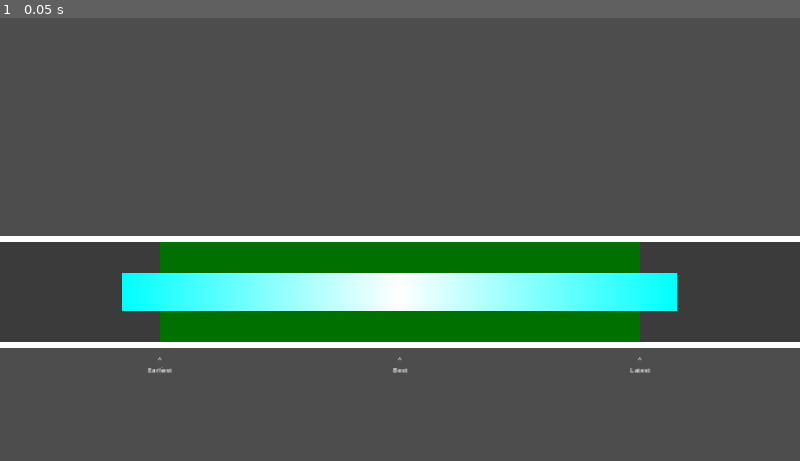
Above: before the commit, frame 1.
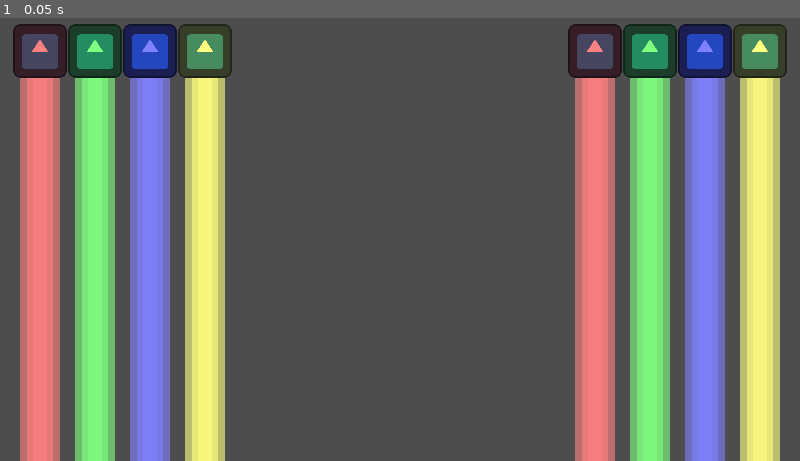
Above: after the commit, the same moment.

Repository: hwcgames/hwcbeat
Game: Godot game, scene res://Scene/Test/nb/rhythm_test_nb.tscn
The game is run twice, just before and just after one commit, with the same random seed, the same clock (stepped at 60 frames per second) and the same inputs. Before the commit the project starts from res://Scene/Test/rhythm_test.tscn. The engine's default icon, where the game draws it, is replaced by a stand-in: a white triangle on a blue panel in a dark square.
Inputs:
- Up to frame 1 (0.05 s): no input

The runs differ from the first frame. In frame 1, 53% of the frame differs, in the area x 0-100%, y 1-100%.
Error before the commit: Unable to iterate on object of type 'Nil'. (res://Singleton/Music.gd:69)
Error after the commit: Unable to iterate on object of type 'Nil'. (res://Singleton/Music.gd:57)

Commit message:
add n-button mode

Diff:
--- /dev/null
+++ b/Resource/Note.gd
@@ -0,0 +1,15 @@
+extends Resource
+class_name Note
+
+@export var time: float
+@export var duration: float
+@export var channel: String
+@export var pitch: int
+@export var volume: float
+
+func _init(from: Dictionary):
+	time = float(from.get("time"))
+	duration = float(from.get("duration"))
+	channel = from.get("channel")
+	pitch = int(from.get("pitch"))
+	volume = float(from.get("volume"))
--- a/Scene/Test/Incoming.tscn
+++ b/Scene/Test/1b/Incoming.tscn
@@ -1,6 +1,6 @@
 [gd_scene load_steps=2 format=3 uid="uid://bb6ummxydwjk3"]
 
-[ext_resource type="Script" path="res://Scene/Test/Incoming.gd" id="1_uc48d"]
+[ext_resource type="Script" path="res://Scene/Test/1b/Incoming.gd" id="1_4xwpe"]
 
 [node name="Incoming" type="Control"]
 layout_mode = 3
@@ -9,7 +9,7 @@
 anchor_bottom = 1.0
 grow_horizontal = 2
 grow_vertical = 2
-script = ExtResource("1_uc48d")
+script = ExtResource("1_4xwpe")
 
 [node name="Left" type="ColorRect" parent="."]
 layout_mode = 1
--- a/Scene/Test/PassedMarker.tscn
+++ b/Scene/Test/1b/PassedMarker.tscn
@@ -1,6 +1,6 @@
-[gd_scene load_steps=2 format=3 uid="uid://dynxr3vwwgmg5"]
+[gd_scene load_steps=2 format=3 uid="uid://clqo0qtxg70av"]
 
-[ext_resource type="Script" path="res://Scene/Test/Marker.gd" id="1_mvnya"]
+[ext_resource type="Script" path="res://Scene/Test/1b/Marker.gd" id="1_8iulk"]
 
 [node name="PassedMarker" type="ColorRect"]
 anchors_preset = 9
@@ -10,4 +10,4 @@
 grow_horizontal = 2
 grow_vertical = 2
 color = Color(0, 1, 0, 1)
-script = ExtResource("1_mvnya")
+script = ExtResource("1_8iulk")
--- a/Scene/Test/rhythm_test.gd
+++ b/Scene/Test/1b/rhythm_test.gd
@@ -1,4 +1,4 @@
 extends Control
 
 func _ready():
-	Music.play("Test")
+	Music.play("polaris2")
--- a/Scene/Test/rhythm_test.tscn
+++ b/Scene/Test/1b/rhythm_test.tscn
@@ -1,8 +1,8 @@
 [gd_scene load_steps=7 format=3 uid="uid://c3s110ge0pyii"]
 
-[ext_resource type="Script" path="res://Scene/Test/test_input_builder.gd" id="1_8prm1"]
-[ext_resource type="Script" path="res://Scene/Test/rhythm_test.gd" id="1_xeovh"]
-[ext_resource type="Script" path="res://Resource/MusicSubscription.gd" id="2_dvf6m"]
+[ext_resource type="Script" path="res://Scene/Test/1b/rhythm_test.gd" id="1_y3hmj"]
+[ext_resource type="Script" path="res://Scene/Test/1b/test_input_builder.gd" id="2_d23wj"]
+[ext_resource type="Script" path="res://Resource/MusicSubscription.gd" id="3_knswr"]
 
 [sub_resource type="Gradient" id="Gradient_27dtx"]
 colors = PackedColorArray(0, 1, 1, 1, 1, 1, 1, 1)
@@ -11,9 +11,9 @@
 gradient = SubResource("Gradient_27dtx")
 
 [sub_resource type="Resource" id="Resource_d47a0"]
-script = ExtResource("2_dvf6m")
+script = ExtResource("3_knswr")
 offset = 2.0
-filter = "Tick"
+filter = "enemy"
 
 [node name="RhythmTest" type="Control"]
 layout_mode = 3
@@ -22,7 +22,7 @@
 anchor_bottom = 1.0
 grow_horizontal = 2
 grow_vertical = 2
-script = ExtResource("1_xeovh")
+script = ExtResource("1_y3hmj")
 
 [node name="OutBar" type="Control" parent="."]
 layout_mode = 1
@@ -132,5 +132,5 @@
 vertical_alignment = 2
 
 [node name="InputBuilder" type="Node" parent="."]
-script = ExtResource("1_8prm1")
+script = ExtResource("2_d23wj")
 subscription = SubResource("Resource_d47a0")
--- a/Scene/Test/test_input_builder.gd
+++ b/Scene/Test/1b/test_input_builder.gd
@@ -10,7 +10,7 @@
 func subscribe():
 	Music.subscriptions.push_back(subscription)
 
-func note(note: Music.Note):
+func note(note: Note):
 	var cue = MusicCue.new();
 	cue.action = "ui_accept"
 	cue.pressed = true
--- /dev/null
+++ b/Scene/Test/nb/n_button_column.gd
@@ -0,0 +1,68 @@
+@tool
+extends Control
+
+@export var scored = false
+@export var action: String
+@export var cue_template: MusicCue
+
+@export var color: Color:
+	set = set_color,
+	get = get_color
+
+var color_: Color
+
+func set_color(color: Color):
+	color_ = color
+	%Icon.modulate = color
+	for child in %Bar.get_children():
+		child.modulate = color
+	pass
+
+func get_color():
+	return color_
+	pass
+
+func note(note: Note):
+	var start_cue = MusicCue.new()
+	start_cue.early_tolerance = cue_template.early_tolerance
+	start_cue.early_fail = cue_template.early_fail
+	start_cue.late_tolerance = cue_template.late_tolerance
+	start_cue.pressed = true
+	start_cue.action = action
+	start_cue.when = note.time
+	var end_cue: MusicCue
+	if note.volume > 0.5:
+		end_cue = MusicCue.new()
+		end_cue.early_tolerance = cue_template.early_tolerance * 2.0
+		end_cue.early_fail = cue_template.early_fail * 2.0
+		end_cue.late_tolerance = cue_template.late_tolerance * 2.0
+		end_cue.pressed = false
+		end_cue.action = action
+		end_cue.when = note.time + note.duration
+	if scored:
+		Music.pending_inputs.push_back(start_cue)
+		start_cue.passed.connect(passed)
+		start_cue.missed.connect(missed)
+		if end_cue:
+			Music.pending_inputs.push_back(end_cue)
+			end_cue.passed.connect(passed)
+			end_cue.passed.connect(missed)
+	var incoming = preload("n_button_incoming.tscn").instantiate()
+	incoming.start_cue = start_cue
+	incoming.end_cue = end_cue
+	%Bar.add_child(incoming)
+	pass
+
+func passed(_at: float):
+	print("Passed")
+	pass
+
+func missed(_at: float):
+	print("Missed")
+	pass
+
+func _ready():
+	if Engine.is_editor_hint():
+		set_process(false)
+		set_physics_process(false)
+		return
--- /dev/null
+++ b/Scene/Test/nb/n_button_column.tscn
@@ -0,0 +1,62 @@
+[gd_scene load_steps=3 format=3 uid="uid://c78spkf0rdk07"]
+
+[ext_resource type="Script" path="res://Scene/Test/nb/n_button_column.gd" id="1_k1gb5"]
+[ext_resource type="Texture2D" uid="uid://c7jlqcf4x1rn4" path="res://icon.svg" id="2_s2qbv"]
+
+[node name="NButtonColumn" type="VBoxContainer"]
+anchors_preset = 9
+anchor_bottom = 1.0
+grow_vertical = 2
+script = ExtResource("1_k1gb5")
+scored = true
+
+[node name="Icon" type="TextureRect" parent="."]
+unique_name_in_owner = true
+custom_minimum_size = Vector2(128, 128)
+layout_mode = 2
+texture = ExtResource("2_s2qbv")
+expand_mode = 1
+
+[node name="Bar" type="Control" parent="."]
+unique_name_in_owner = true
+layout_mode = 2
+size_flags_vertical = 3
+
+[node name="ColorRect" type="ColorRect" parent="Bar"]
+z_index = -1
+layout_mode = 1
+anchors_preset = -1
+anchor_right = 1.0
+anchor_bottom = 1.0
+offset_left = 16.0
+offset_top = -32.0
+offset_right = -16.0
+grow_horizontal = 2
+grow_vertical = 2
+color = Color(1, 1, 1, 0.627451)
+
+[node name="ColorRect2" type="ColorRect" parent="Bar"]
+z_index = -1
+layout_mode = 1
+anchors_preset = -1
+anchor_right = 1.0
+anchor_bottom = 1.0
+offset_left = 32.0
+offset_top = -32.0
+offset_right = -32.0
+grow_horizontal = 2
+grow_vertical = 2
+color = Color(1, 1, 1, 0.627451)
+
+[node name="ColorRect3" type="ColorRect" parent="Bar"]
+z_index = -1
+layout_mode = 1
+anchors_preset = -1
+anchor_right = 1.0
+anchor_bottom = 1.0
+offset_left = 48.0
+offset_top = -32.0
+offset_right = -48.0
+grow_horizontal = 2
+grow_vertical = 2
+color = Color(1, 1, 1, 0.627451)
--- /dev/null
+++ b/Scene/Test/nb/n_button_incoming.gd
@@ -0,0 +1,34 @@
+extends TextureRect
+
+@export var start_cue: MusicCue
+@export var end_cue: MusicCue
+@onready var start_time = Music.SoundPlayer.get_playback_position()
+
+var pixels_per_second: float
+
+func _ready():
+	var column_length_seconds = start_cue.when - start_time;
+	var column_length_pixels = float(get_parent().size.y)
+	var cue_length = (end_cue.when - start_cue.when) if end_cue else 0
+	pixels_per_second = column_length_pixels / column_length_seconds
+	%Tail.offset_bottom = cue_length * pixels_per_second
+	start_cue.passed.connect(hit_start_cue)
+
+func _physics_process(delta):
+	var time = Music.SoundPlayer.get_playback_position()
+	var progress = (time - start_time) / (start_cue.when - start_time)
+	if progress <= 1:
+		anchor_top = 1 - progress
+		anchor_bottom = 1 - progress
+	elif time <= end_cue.when:
+		anchor_top = 0
+		anchor_bottom = 0
+		var cue_length = (end_cue.when - time) if end_cue else 0
+		%Tail.offset_bottom = cue_length * pixels_per_second
+	else:
+		queue_free()
+
+func hit_start_cue(_at: float):
+	%Tail.modulate = Color.WHITE
+	if not end_cue:
+		queue_free()
--- /dev/null
+++ b/Scene/Test/nb/n_button_incoming.tscn
@@ -0,0 +1,42 @@
+[gd_scene load_steps=4 format=3 uid="uid://dbpv76ar15ft0"]
+
+[ext_resource type="Texture2D" uid="uid://c7jlqcf4x1rn4" path="res://icon.svg" id="1_0yqck"]
+[ext_resource type="Script" path="res://Scene/Test/nb/n_button_incoming.gd" id="2_1wt3o"]
+[ext_resource type="Texture2D" uid="uid://crrdf0e8c2g1m" path="res://Texture/trail.png" id="3_mr2hw"]
+
+[node name="nbincoming" type="TextureRect"]
+custom_minimum_size = Vector2(96, 96)
+anchors_preset = 7
+anchor_left = 0.5
+anchor_top = 1.0
+anchor_right = 0.5
+anchor_bottom = 1.0
+grow_horizontal = 2
+grow_vertical = 2
+size_flags_horizontal = 4
+texture = ExtResource("1_0yqck")
+expand_mode = 1
+stretch_mode = 4
+script = ExtResource("2_1wt3o")
+
+[node name="Tail" type="NinePatchRect" parent="."]
+unique_name_in_owner = true
+modulate = Color(0.627451, 0.627451, 0.627451, 1)
+z_index = -1
+custom_minimum_size = Vector2(32, 32)
+layout_mode = 1
+anchors_preset = -1
+anchor_left = 0.5
+anchor_top = 0.5
+anchor_right = 0.5
+anchor_bottom = 0.5
+grow_horizontal = 2
+grow_vertical = 2
+texture = ExtResource("3_mr2hw")
+region_rect = Rect2(0, 0, 32, 32)
+patch_margin_left = 7
+patch_margin_top = 7
+patch_margin_right = 7
+patch_margin_bottom = 7
+axis_stretch_horizontal = 1
+axis_stretch_vertical = 1
--- /dev/null
+++ b/Scene/Test/nb/n_button_rhythm_element.gd
@@ -0,0 +1,83 @@
+@tool
+extends HBoxContainer
+
+@export var colors: Array[Color]:
+	set(colors):
+		colors_ = colors
+		apply_colors()
+	get:
+		return colors_
+
+@export var button_amt: int:
+	set(amt):
+		while get_child_count() > amt:
+			get_child(-1).free()
+		while get_child_count() < amt:
+			var new_child = preload('n_button_column.tscn').instantiate()
+			add_child(new_child)
+		apply_colors()
+	get:
+		return get_child_count()
+
+@export var input_actions: Array[String]:
+	set(actions):
+		actions_ = actions
+		apply_actions()
+	get:
+		return actions_
+
+@export var scored: bool:
+	set(scored):
+		for child in get_children():
+			child.scored = scored
+		_scored = scored
+	get:
+		return _scored
+
+var _scored: bool = false
+
+@export var cue_template: MusicCue:
+	set(cue):
+		_cue_template = cue
+		for child in get_children():
+			child.cue_template = cue
+	get:
+		return _cue_template
+
+var _cue_template: MusicCue
+
+@export var cue_filter: String = "player"
+@export var screen_length: float = 1.0
+
+var colors_: Array[Color] = []
+var actions_: Array[String] = []
+
+func apply_colors():
+	for child_index in range(get_child_count()):
+		get_child(child_index).color = colors_[child_index]
+
+func apply_actions():
+	for index in range(get_child_count()):
+		get_child(index).action = actions_[index]
+
+func _ready():
+	if Engine.is_editor_hint():
+		set_process(false)
+		set_physics_process(false)
+		return
+	scored = _scored
+	Music.start.connect(start)
+
+func start():
+	var subscription = MusicSubscription.new()
+	subscription.filter = cue_filter
+	subscription.offset = screen_length
+	subscription.note.connect(note)
+	Music.subscriptions.push_back(subscription)
+
+func note(note: Note):
+	match note.pitch:
+		0:
+			print("Move camera to me!")
+		_:
+			get_child(note.pitch-1).note(note)
--- /dev/null
+++ b/Scene/Test/nb/n_button_rhythm_element.tscn
@@ -0,0 +1,8 @@
+[gd_scene format=3 uid="uid://qq6meiqlb560"]
+
+[node name="n_button_rhythm_element" type="HBoxContainer"]
+anchors_preset = -1
+anchor_right = 1.0
+anchor_bottom = 1.0
+grow_horizontal = 0
+grow_vertical = 2
--- /dev/null
+++ b/Scene/Test/nb/rhythm_test_nb.gd
@@ -0,0 +1,4 @@
+extends Control
+
+func _ready():
+	Music.play("polaris2")
--- /dev/null
+++ b/Scene/Test/nb/rhythm_test_nb.tscn
@@ -0,0 +1,53 @@
+[gd_scene load_steps=6 format=3 uid="uid://d2o1hb8q7xpkw"]
+
+[ext_resource type="PackedScene" uid="uid://qq6meiqlb560" path="res://Scene/Test/nb/n_button_rhythm_element.tscn" id="1_1gfuu"]
+[ext_resource type="Script" path="res://Scene/Test/nb/rhythm_test_nb.gd" id="1_dd4po"]
+[ext_resource type="Script" path="res://Scene/Test/nb/n_button_rhythm_element.gd" id="2_k2ith"]
+[ext_resource type="Script" path="res://Resource/MusicCue.gd" id="3_5ynlh"]
+
+[sub_resource type="Resource" id="Resource_nacvc"]
+script = ExtResource("3_5ynlh")
+action = ""
+when = 0.0
+early_tolerance = 0.125
+late_tolerance = 0.125
+early_fail = 0.2
+pressed = false
+
+[node name="rhythm_test_nb" type="Control"]
+layout_mode = 3
+anchors_preset = 15
+anchor_right = 1.0
+anchor_bottom = 1.0
+grow_horizontal = 2
+grow_vertical = 2
+script = ExtResource("1_dd4po")
+
+[node name="n_button_rhythm_element" parent="." instance=ExtResource("1_1gfuu")]
+layout_mode = 1
+anchors_preset = 11
+anchor_left = 1.0
+offset_top = 32.0
+offset_right = -32.0
+offset_bottom = 96.0
+script = ExtResource("2_k2ith")
+colors = Array[Color]([Color(1, 0.501961, 0.501961, 1), Color(0.501961, 1, 0.501961, 1), Color(0.501961, 0.501961, 1, 1), Color(1, 1, 0.501961, 1), Color(0.501961, 1, 1, 1)])
+button_amt = 4
+input_actions = Array[String](["button1", "button2", "button3", "button4", ""])
+cue_template = SubResource("Resource_nacvc")
+
+[node name="n_button_rhythm_element2" parent="." instance=ExtResource("1_1gfuu")]
+layout_mode = 1
+anchors_preset = 9
+anchor_right = 0.0
+offset_left = 32.0
+offset_top = 32.0
+offset_right = 524.0
+offset_bottom = 96.0
+grow_horizontal = 1
+script = ExtResource("2_k2ith")
+colors = Array[Color]([Color(1, 0.501961, 0.501961, 1), Color(0.501961, 1, 0.501961, 1), Color(0.501961, 0.501961, 1, 1), Color(1, 1, 0.501961, 1), Color(0.501961, 1, 1, 1)])
+button_amt = 4
+input_actions = Array[String](["ui_left", "ui_up", "ui_down", "ui_right", ""])
+cue_template = SubResource("Resource_nacvc")
+cue_filter = "enemy"
--- a/Singleton/Music.gd
+++ b/Singleton/Music.gd
@@ -10,20 +10,6 @@
 #
 #	func _init():
 #		pass
-
-class Note:
-	@export var time: float
-	@export var duration: float
-	@export var channel: String
-	@export var pitch: int
-	@export var volume: float
-
-	func _init(from: Dictionary):
-		time = float(from.get("time"))
-		duration = float(from.get("duration"))
-		channel = from.get("channel")
-		pitch = int(from.get("pitch"))
-		volume = float(from.get("volume"))
 
 var pending_inputs: Array[MusicCue] = []
 var subscriptions: Array[MusicSubscription] = []
@@ -39,8 +25,8 @@
 	add_child(SoundPlayer)
 
 func stop(transition_time=0.5):
-	var tween = get_tree().create_tween().bind_node(self)
 	if SoundPlayer.playing:
+		var tween = get_tree().create_tween().bind_node(self)
 		tween.tween_property(SoundPlayer, "volume_db", -50, transition_time/2)
 		tween.play()
 		await tween.finished
@@ -51,11 +37,13 @@
 	notes = []
 
 func pause():
+	get_tree().paused = true
 	SoundPlayer.stream_paused = true
 	self.set_physics_process(false)
 	paused.emit()
 
 func resume():
+	get_tree().paused = false
 	SoundPlayer.stream_paused = false
 	self.set_physics_process(true)
 	resumed.emit()
@@ -135,6 +123,9 @@
 		input.action in actions and \
 		input.pressed == pressed
 	)
+
+	relevant.sort_custom(func(a, b): abs(a.when - time) < abs(b.when - time))
+
 	for input in relevant:
 		if time < input.when - input.early_tolerance:
 			if prevent_fail > 0:
@@ -147,3 +138,4 @@
 			else:
 				input.passed.emit((time - input.when) / input.late_tolerance)
 		pending_inputs.remove_at(pending_inputs.find(input))
+		break;
--- a/project.godot
+++ b/project.godot
@@ -12,10 +12,11 @@
 
 config/name="HWCBeat"
 config/description="Handle with Care Project 1, Beat"
-run/main_scene="res://Scene/Test/rhythm_test.tscn"
+run/main_scene="res://Scene/Test/nb/rhythm_test_nb.tscn"
 config/features=PackedStringArray("4.0", "Forward Plus")
 boot_splash/show_image=false
 config/icon="res://icon.svg"
+run/canvas_textures/default_texture_filter=1
 
 [autoload]
 
@@ -26,8 +27,43 @@
 window/size/viewport_width=1920
 window/size/viewport_height=1080
 window/stretch/mode="canvas_items"
-window/stretch/aspect="expand"
+
+[editor]
+
+movie_writer/movie_file="/mnt/data/godot/hwcbeat/movie/gameplay.avi"
+movie_writer/disable_vsync=true
 
 [editor_plugins]
 
 enabled=PackedStringArray()
+
+[input]
+
+button1={
+"deadzone": 0.5,
+"events": [Object(InputEventKey,"resource_local_to_scene":false,"resource_name":"","device":-1,"window_id":0,"alt_pressed":false,"shift_pressed":false,"ctrl_pressed":false,"meta_pressed":false,"pressed":false,"keycode":0,"physical_keycode":68,"key_label":0,"unicode":100,"echo":false,"script":null)
+, Object(InputEventKey,"resource_local_to_scene":false,"resource_name":"","device":-1,"window_id":0,"alt_pressed":false,"shift_pressed":false,"ctrl_pressed":false,"meta_pressed":false,"pressed":false,"keycode":0,"physical_keycode":4194319,"key_label":0,"unicode":0,"echo":false,"script":null)
+]
+}
+button2={
+"deadzone": 0.5,
+"events": [Object(InputEventKey,"resource_local_to_scene":false,"resource_name":"","device":-1,"window_id":0,"alt_pressed":false,"shift_pressed":false,"ctrl_pressed":false,"meta_pressed":false,"pressed":false,"keycode":0,"physical_keycode":70,"key_label":0,"unicode":102,"echo":false,"script":null)
+, Object(InputEventKey,"resource_local_to_scene":false,"resource_name":"","device":-1,"window_id":0,"alt_pressed":false,"shift_pressed":false,"ctrl_pressed":false,"meta_pressed":false,"pressed":false,"keycode":0,"physical_keycode":4194320,"key_label":0,"unicode":0,"echo":false,"script":null)
+]
+}
+button3={
+"deadzone": 0.5,
+"events": [Object(InputEventKey,"resource_local_to_scene":false,"resource_name":"","device":-1,"window_id":0,"alt_pressed":false,"shift_pressed":false,"ctrl_pressed":false,"meta_pressed":false,"pressed":false,"keycode":0,"physical_keycode":74,"key_label":0,"unicode":106,"echo":false,"script":null)
+, Object(InputEventKey,"resource_local_to_scene":false,"resource_name":"","device":-1,"window_id":0,"alt_pressed":false,"shift_pressed":false,"ctrl_pressed":false,"meta_pressed":false,"pressed":false,"keycode":0,"physical_keycode":4194322,"key_label":0,"unicode":0,"echo":false,"script":null)
+]
+}
+button4={
+"deadzone": 0.5,
+"events": [Object(InputEventKey,"resource_local_to_scene":false,"resource_name":"","device":-1,"window_id":0,"alt_pressed":false,"shift_pressed":false,"ctrl_pressed":false,"meta_pressed":false,"pressed":false,"keycode":0,"physical_keycode":75,"key_label":0,"unicode":107,"echo":false,"script":null)
+, Object(InputEventKey,"resource_local_to_scene":false,"resource_name":"","device":-1,"window_id":0,"alt_pressed":false,"shift_pressed":false,"ctrl_pressed":false,"meta_pressed":false,"pressed":false,"keycode":0,"physical_keycode":4194321,"key_label":0,"unicode":0,"echo":false,"script":null)
+]
+}
+
+[rendering]
+
+textures/canvas_textures/default_texture_filter=0
Renamed: Scene/Test/FailedMarker.tscn -> Scene/Test/1b/FailedMarker.tscn
Renamed: Scene/Test/Incoming.gd -> Scene/Test/1b/Incoming.gd
Renamed: Scene/Test/Marker.gd -> Scene/Test/1b/Marker.gd
Not shown, added: Song/polaris1/polaris1.ogg.import
Not shown, added: Song/polaris2/polaris2.ogg.import
Not shown, added: Song/polaris3/polaris3.ogg.import
Binary file added: Texture/trail.png
Not shown, added: Texture/trail.png.import
Not shown, added: package-lock.json
Not shown, added: package.json
Not shown, added: tsconfig.json
Not shown, changed: Song/Test/Test.midi
(and 3 more such lines)
